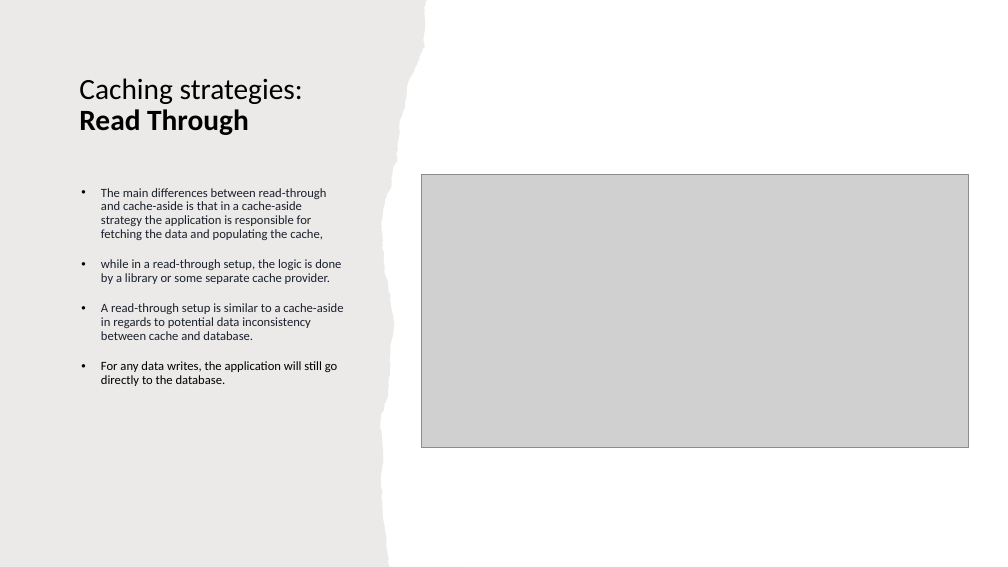
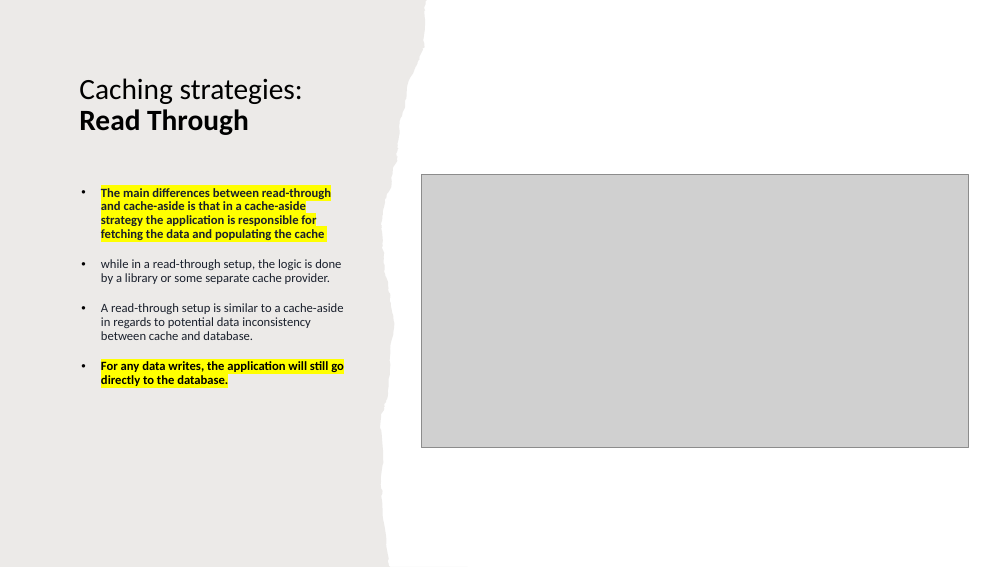
Before and after one commit to IlyaChakun/aws-iba-courses, a slide deck: slide 12 of lecture-materials/Databases/elastiCache/elastiCache.pptx. Drawn at 1008x567 pixels with LibreOffice and Linux fonts; fonts in the diff are those of the drawing; grey boxes stand for pictures. Boxes give left, top, right and bottom in pixels: in the first picture for what was removed or moved away, otherwise in the second. Text is boxed around its words. In the diff, an @@ line names an element or a change of style, - is before the commit and + after.

```diff
--- a/lecture-materials/Databases/elastiCache/elastiCache.pptx
+++ b/lecture-materials/Databases/elastiCache/elastiCache.pptx
@@ text at [101,188,331,240]: text changed; bold on @@
-• The main differences between read-through and cache-aside is that in a cache-aside strategy the application is responsible for fetching the data and populating the cache,
+• The main differences between read-through and cache-aside is that in a cache-aside strategy the application is responsible for fetching the data and populating the cache
@@ text at [101,361,344,386]: highlight none to #FFFF00, bold on in "For any data writes, the application will ..." @@
```
Also in this commit, not shown: 5 other slides changed, 15 other files.
